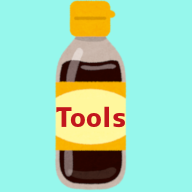
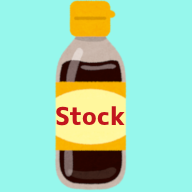
The second 192px x 192px image is a revision of the first. Changes to its layers:
painted on "Test #4" over [56, 106, 125, 128]
